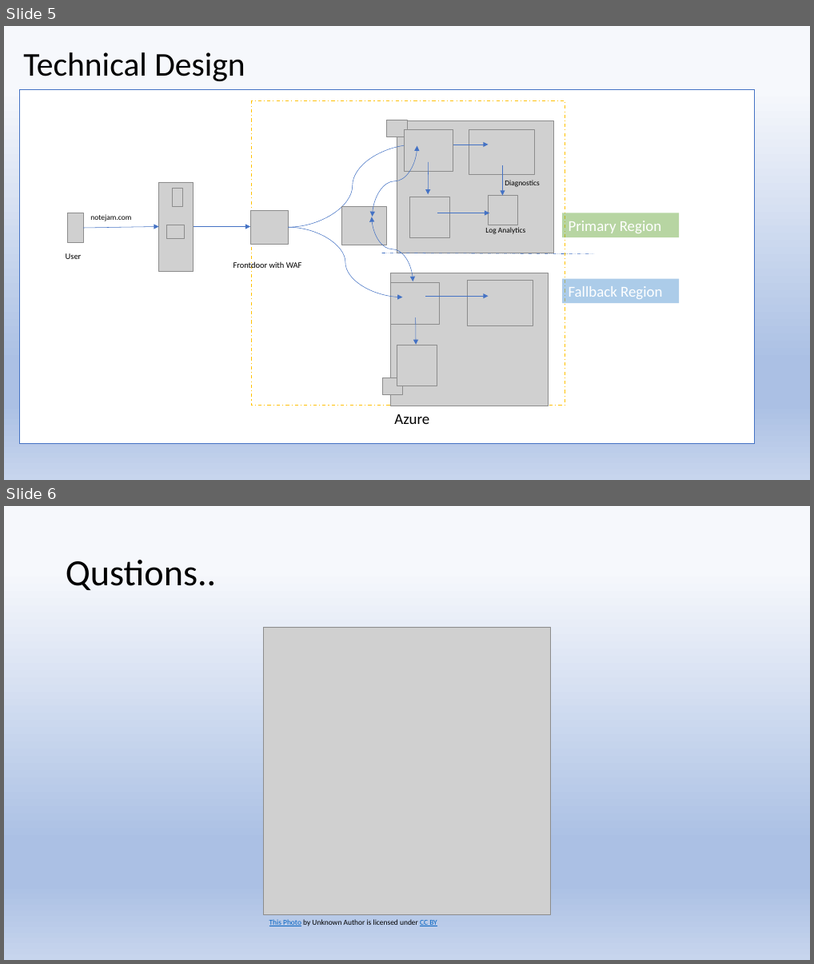
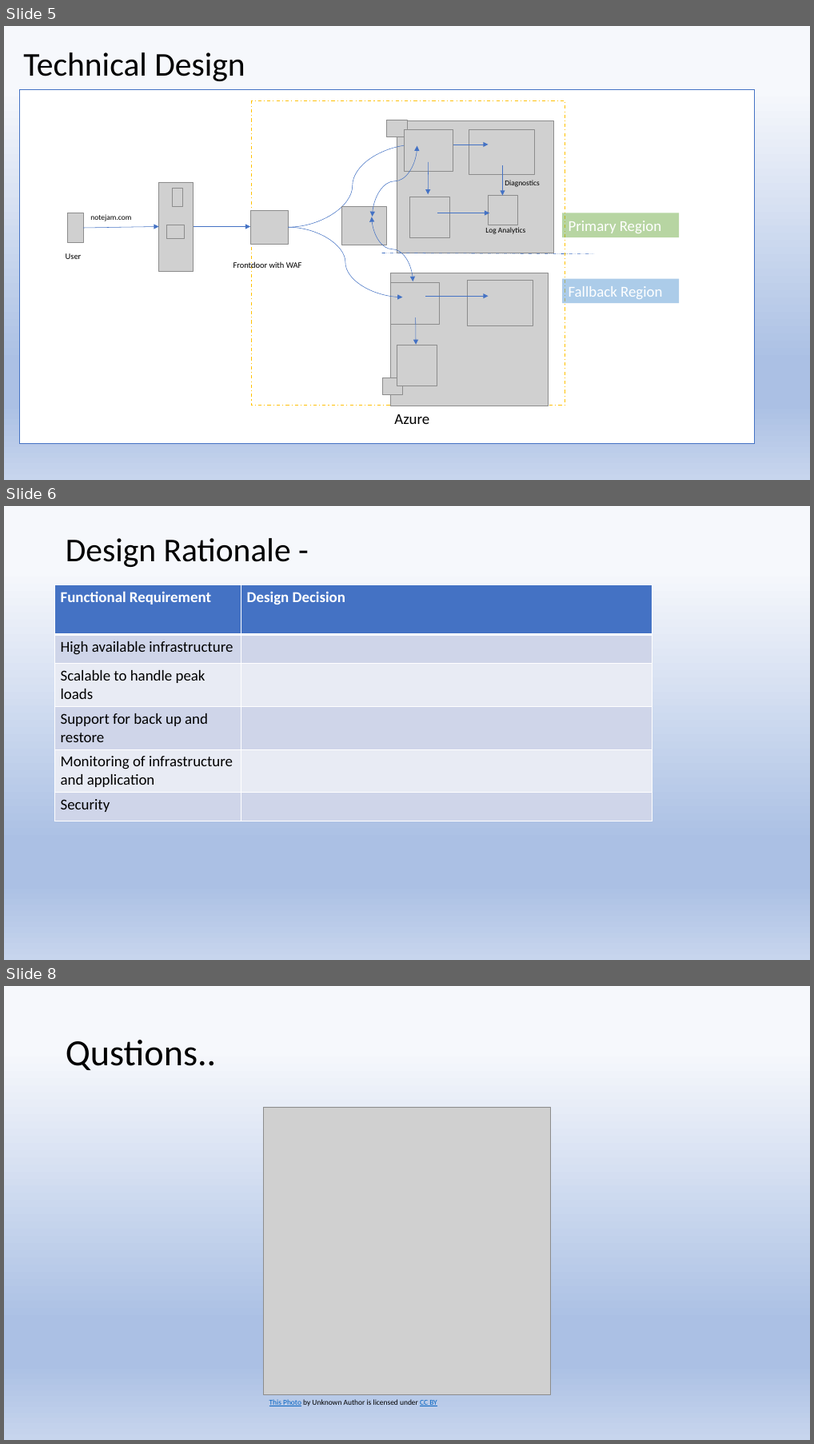
Before and after one commit to patild05/notejam, a slide deck: Documentation/notejam.pptx. Shown one above the other, each under a label of ours: slides 5 and 6 before the commit, slides 5, 6 and 8 after it; the slides between them are not shown. The pictures are 814x964 and 814x1444 pixels, drawn with LibreOffice and Linux fonts; fonts in the diff are those of the drawing; grey boxes stand for pictures. Boxes give left, top, right and bottom in pixels: in the first picture for what was removed or moved away, otherwise in the second. Text is boxed around its words. In the diff, an @@ line names an element or a change of style, - is before the commit and + after.

```diff
--- a/Documentation/notejam.pptx
+++ b/Documentation/notejam.pptx
@@ slide 6 added at box(4, 506, 810, 960), background gradient #F6F8FC to #ABC0E4 to #C7D5ED @@
@@ title added at box(66, 538, 291, 567), 39.6 pt, text #000000 @@
+Design Rationale -
@@ table added at box(54, 584, 653, 819), 6 rows, 2 columns @@
+Functional Requirement | Design Decision
+High available infrastructure | 
+Scalable to handle peak loads | 
+Support for back up and restore | 
+Monitoring of infrastructure and application | 
+Security | 
@@ what was slide 6 is now slide 8 @@
```
Also in this commit, not shown: 1 other slide added, 2 other files.
